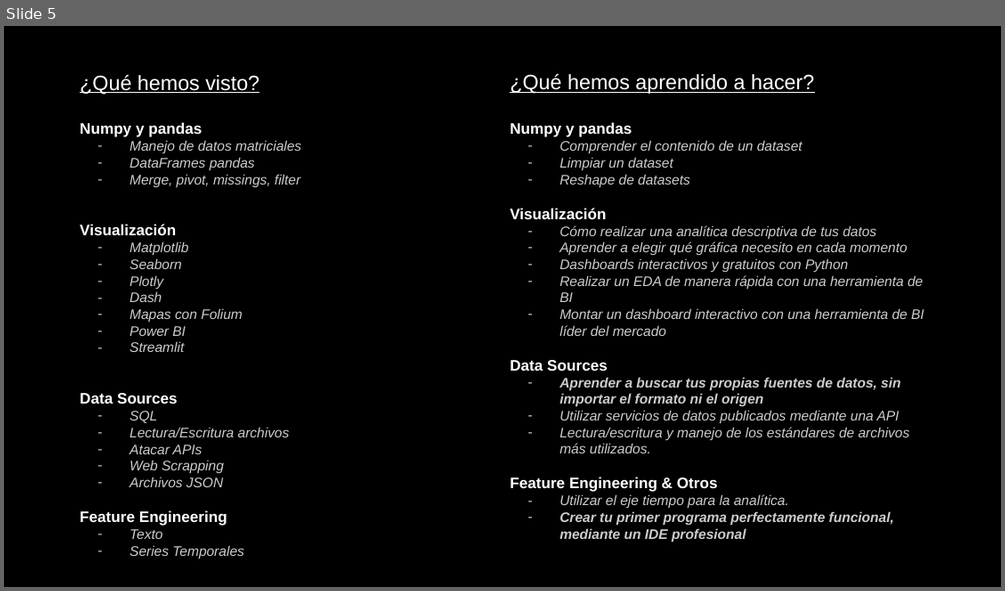
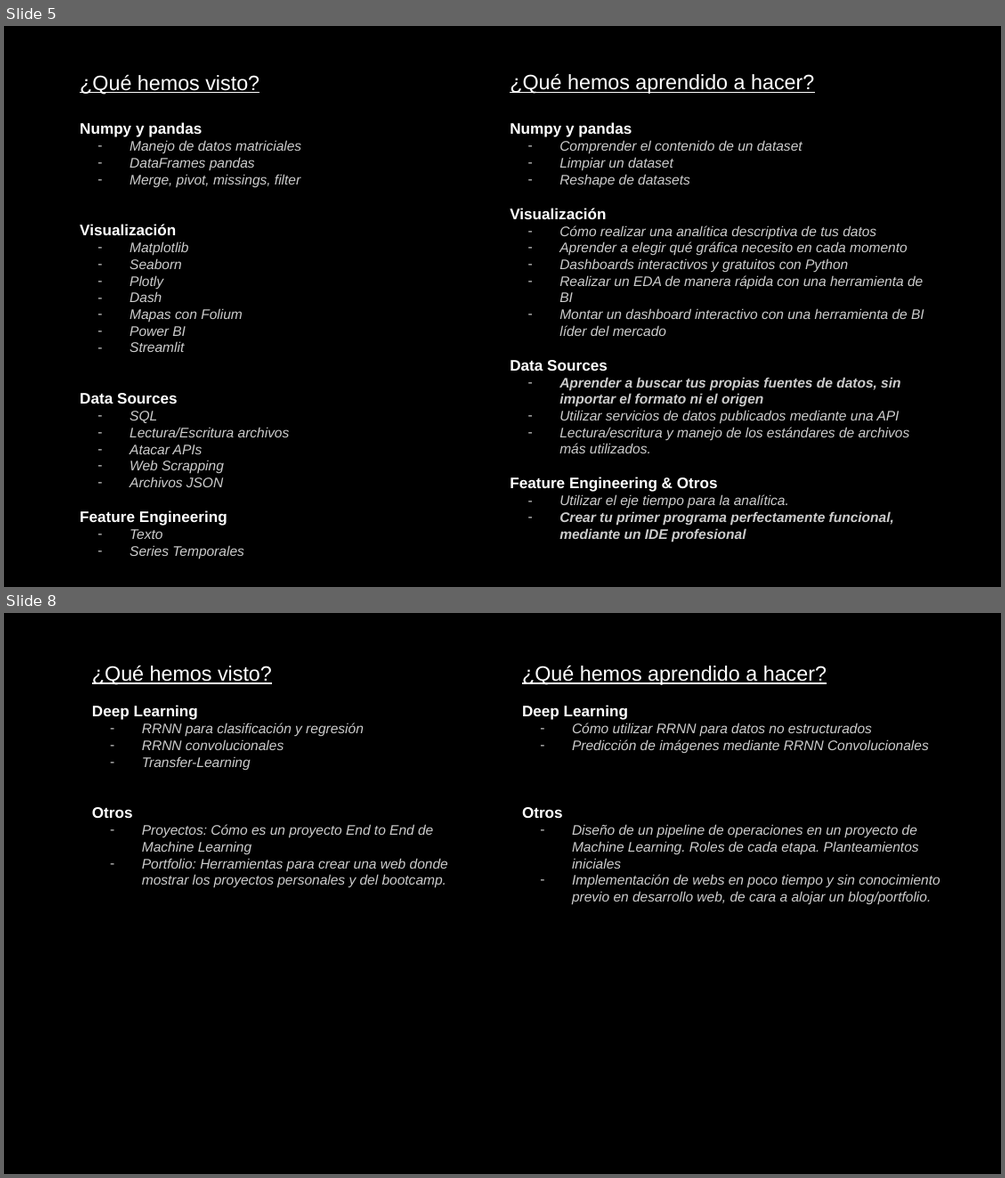
Before and after one commit to marcusRB/thebridgedsftene21, a slide deck: 3-Machine Learning/documentos/Recap.pptx. Shown one above the other, each under a label of ours: slide 5 before the commit, slides 5 and 8 after it; the slides between them are not shown. The pictures are 1005x591 and 1005x1178 pixels, drawn with LibreOffice and Linux fonts; fonts in the diff are those of the drawing. Boxes give left, top, right and bottom in pixels: in the first picture for what was removed or moved away, otherwise in the second. Text is boxed around its words. In the diff, an @@ line names an element or a change of style, - is before the commit and + after.

```diff
--- a/3-Machine Learning/documentos/Recap.pptx
+++ b/3-Machine Learning/documentos/Recap.pptx
@@ slide 8 added at box(4, 613, 1001, 1174), background #000000 @@
@@ text added at box(92, 665, 448, 888), 10 pt, text #CCCCCC, italic @@
+¿Qué hemos visto?
+Deep Learning
+– RRNN para clasificación y regresión
+– RRNN convolucionales
+– Transfer-Learning
+Otros
+– Proyectos: Cómo es un proyecto End to End de Machine Learning
+– Portfolio: Herramientas para crear una web donde mostrar los proyectos personales y del bootcamp.
@@ text added at box(522, 665, 939, 904), 10 pt, text #CCCCCC, italic @@
+¿Qué hemos aprendido a hacer?
+Deep Learning
+– Cómo utilizar RRNN para datos no estructurados
+– Predicción de imágenes mediante RRNN Convolucionales
+Otros
+– Diseño de un pipeline de operaciones en un proyecto de Machine Learning. Roles de cada etapa. Planteamientos iniciales
+– Implementación de webs en poco tiempo y sin conocimiento previo en desarrollo web, de cara a alojar un blog/portfolio.
```
Also in this commit, not shown: 4 slides changed, 1 other slide added, 14 other files.
